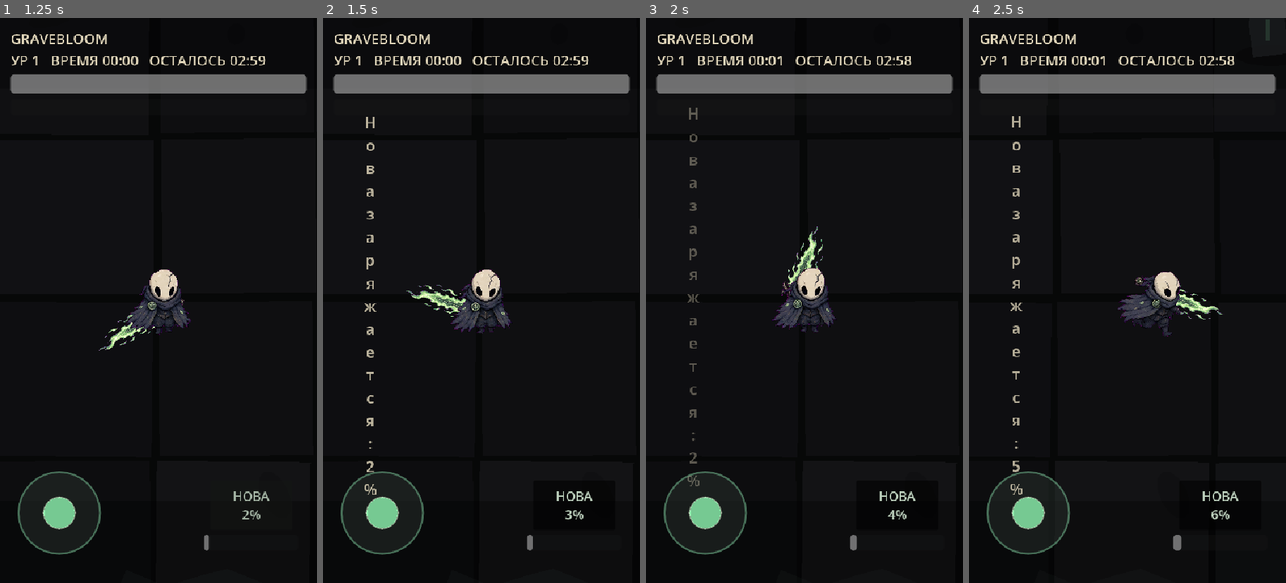
Above: before the commit, frames 1-4 (left to right).
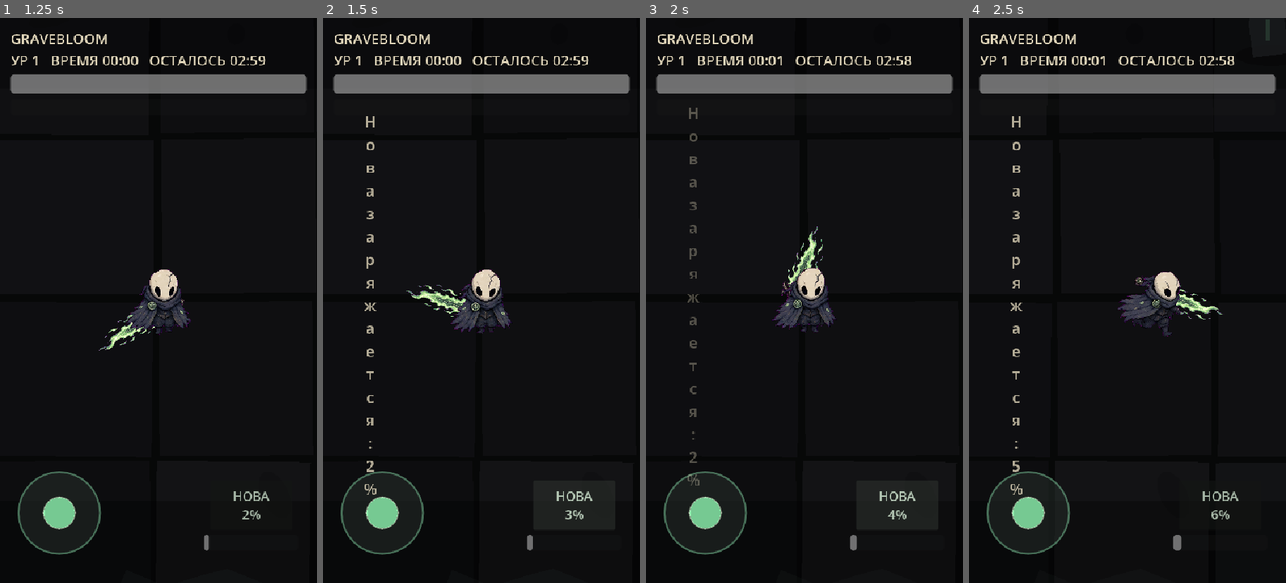
Above: after the commit, the same moments.

Repository: kotlinhustle/gravebloom
Game: Godot game, scene res://scenes/main.tscn
Two runs of this game, one before a commit and one after it. Both use one fixed random seed, a clock stepped at 60 frames per second and the inputs below.
Inputs (mouse positions are in pixels of both pictures, inside the frame that each line leads up to):
- Up to frame 1 (1.25 s): click "Начать забег" at 0.5 s
- Up to frame 2 (1.5 s): click "НОВА 2%" at 1.25 s
- Up to frame 3 (2 s): no input
- Up to frame 4 (2.5 s): tap Enter at 2 s; move the mouse to (1197, 272) at 2.02 s; hold D from 2.03 s (still down); click (1197, 272) at 2.17 s; tap Space at 2.27 s

Frame 1 is identical in both runs. In frame 2, 2.3% of the frame differs, in the area x 13-93%, y 17-91%; in frame 3, 2.2%; in frame 4, less than 0.1%.

Commit message:
Handle Nova clicks with direct hit testing

Diff:
--- a/scripts/main.gd
+++ b/scripts/main.gd
@@ -55,6 +55,7 @@
 var thorn_bloom_cooldown := 0.0
 var vampirism_unlocked := false
 var kill_count := 0
+var ultimate_pointer_active := false
 
 @onready var world := Node2D.new()
 @onready var fx_layer := Node2D.new()
@@ -109,6 +110,10 @@
 	if event is InputEventKey and event.pressed and not event.echo:
 		if event.keycode == KEY_SPACE or event.physical_keycode == KEY_SPACE:
 			_cast_ultimate()
+
+func _input(event: InputEvent) -> void:
+	if _consume_ultimate_pointer(event):
+		get_viewport().set_input_as_handled()
 
 func _build_arena() -> void:
 	var bg := ColorRect.new()
@@ -918,13 +923,33 @@
 	ultimate_button.mouse_filter = Control.MOUSE_FILTER_STOP
 	ultimate_button.focus_mode = Control.FOCUS_NONE
 	ultimate_button.add_theme_font_size_override("font_size", 22)
-	ultimate_button.gui_input.connect(_on_ultimate_button_input)
 	ui_layer.add_child(ultimate_button)
 
-func _on_ultimate_button_input(event: InputEvent) -> void:
-	if event is InputEventMouseButton and event.button_index == MOUSE_BUTTON_LEFT and not event.pressed:
-		_cast_ultimate()
-		ultimate_button.accept_event()
+func _consume_ultimate_pointer(event: InputEvent) -> bool:
+	if ultimate_button == null or not ultimate_button.visible:
+		return false
+	if event is InputEventMouseButton and event.button_index == MOUSE_BUTTON_LEFT:
+		if not _ultimate_hit_rect().has_point(event.position):
+			return false
+		ultimate_pointer_active = event.pressed
+		if event.pressed:
+			_cast_ultimate()
+		return true
+	if event is InputEventScreenTouch:
+		if not _ultimate_hit_rect().has_point(event.position):
+			return false
+		ultimate_pointer_active = event.pressed
+		if event.pressed:
+			_cast_ultimate()
+		return true
+	if event is InputEventMouseMotion and ultimate_pointer_active:
+		return true
+	if event is InputEventScreenDrag and ultimate_pointer_active:
+		return true
+	return false
+
+func _ultimate_hit_rect() -> Rect2:
+	return ultimate_button.get_global_rect().grow(18.0)
 
 func _update_ultimate(delta: float) -> void:
 	if ultimate_ready:
@@ -943,7 +968,7 @@
 	ultimate_bar.value = ultimate_charge
 	var charge_percent := int(floor((ultimate_charge / ultimate_cooldown) * 100.0))
 	ultimate_button.text = "НОВА\nГОТОВА" if ultimate_ready else "НОВА\n%d%%" % charge_percent
-	ultimate_button.disabled = game_state != "running"
+	ultimate_button.disabled = false
 	ultimate_button.modulate = Color.WHITE if ultimate_ready else Color(0.78, 0.86, 0.78, 0.95)
 
 func _cast_ultimate() -> void:
Not shown, changed: AGENTS.md
